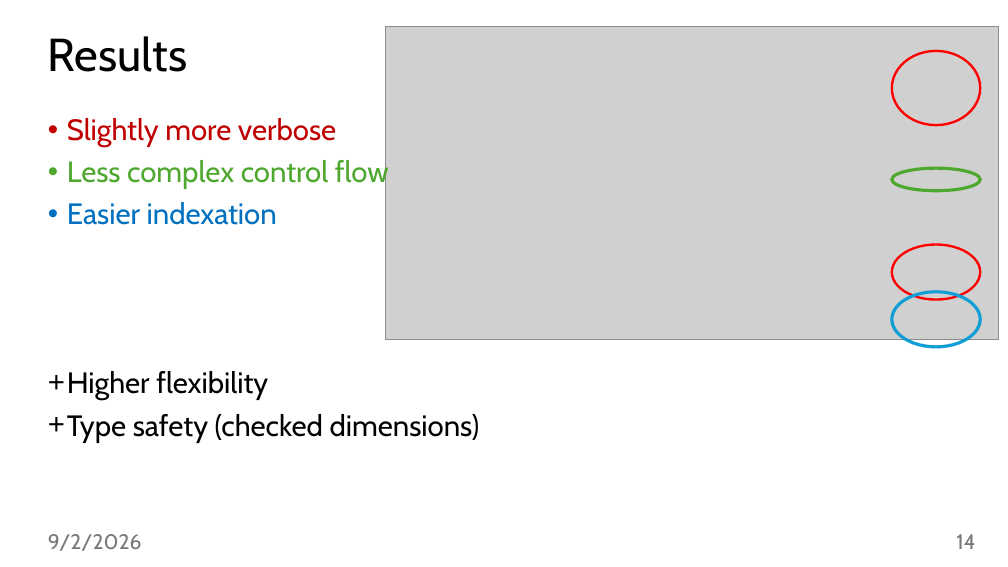
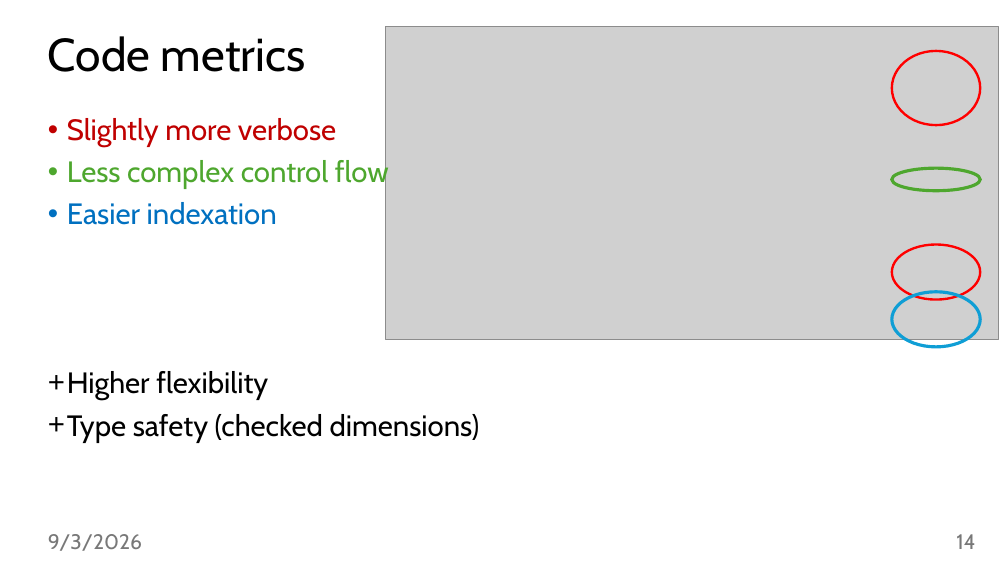
Before and after one commit to jiriklepl/phd-thesis, a slide deck: slide 14 of slides/Optimizing Memory Layouts and Traversal Orders in High-Performance Computing.pptx. Drawn at 1008x567 pixels with LibreOffice and Linux fonts; fonts in the diff are those of the drawing; grey boxes stand for pictures. Boxes give left, top, right and bottom in pixels: in the first picture for what was removed or moved away, otherwise in the second. Text is boxed around its words. In the diff, an @@ line names an element or a change of style, - is before the commit and + after.

```diff
--- a/slides/Optimizing Memory Layouts and Traversal Orders in High-Performance Computing.pptx
+++ b/slides/Optimizing Memory Layouts and Traversal Orders in High-Performance Computing.pptx
@@ title at <box>48,36,305,72</box>: text changed @@
-Results
+Code metrics
@@ text at <box>48,534,142,551</box>: text changed @@
-9/2/2026
+9/3/2026
```
Also in this commit, not shown: 41 other slides changed.
